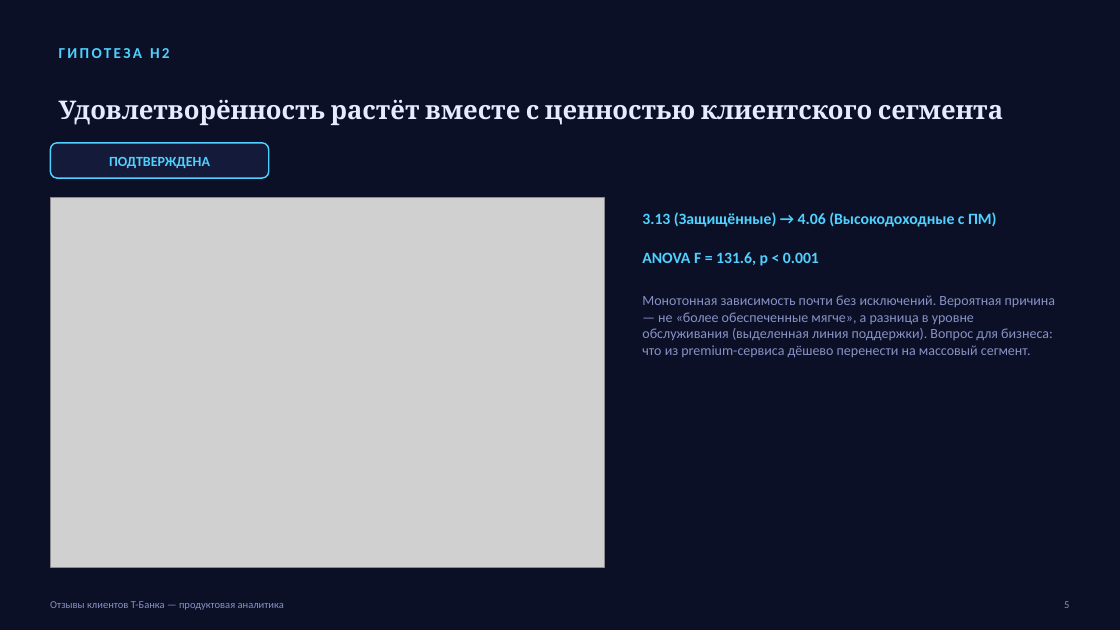
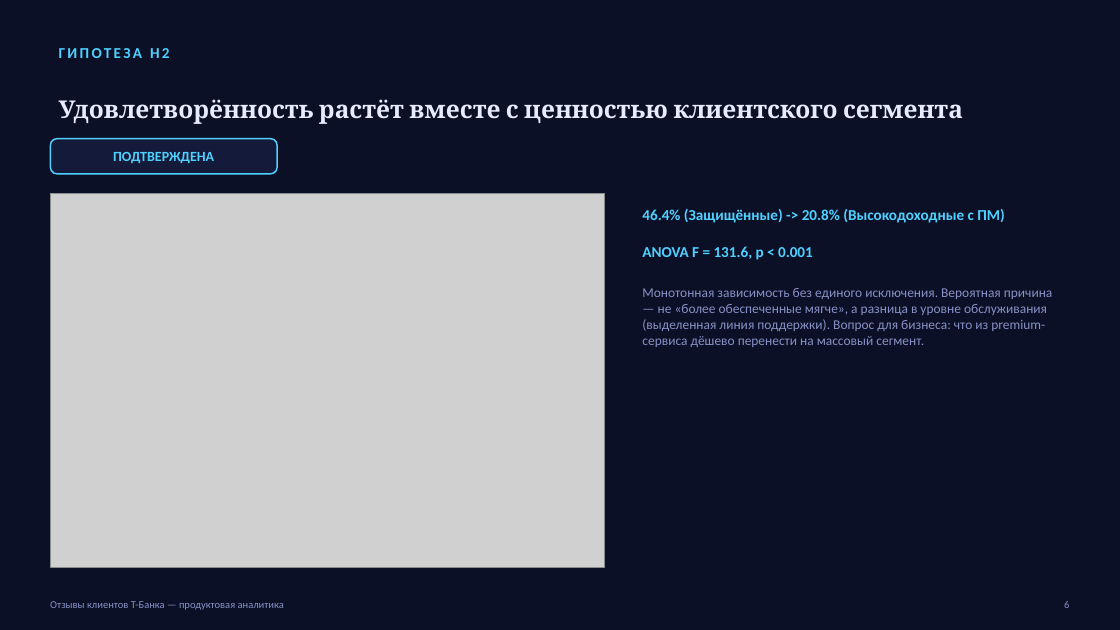
Before and after one commit to kruasanchikk1/tbank-reviews-analysis, a slide deck: slide 6 of tbank_reviews_presentation.pptx (slide 5 before the commit). Drawn at 1120x630 pixels with LibreOffice and Linux fonts; fonts in the diff are those of the drawing; grey boxes stand for pictures. Boxes give left, top, right and bottom in pixels: in the first picture for what was removed or moved away, otherwise in the second. Text is boxed around its words. In the diff, an @@ line names an element or a change of style, - is before the commit and + after.

```diff
--- a/tbank_reviews_presentation.pptx
+++ b/tbank_reviews_presentation.pptx
@@ text "Удовлетворённость растёт вместе с ценностью ..." at (59,99,963,124): size 22 to 21 pt @@
@@ text "ПОДТВЕРЖДЕНА": place and size @@
-text "ПОДТВЕРЖДЕНА" at (109,157,210,168)
+text "ПОДТВЕРЖДЕНА" at (113,152,214,163)
@@ rounded rectangle: place and size @@
-rounded rectangle at (50,143,269,178)
+rounded rectangle at (50,139,277,174)
@@ picture: place and size @@
-picture at (50,197,605,567)
+picture at (50,193,605,567)
@@ text at (642,209,1004,223): text changed; size 13.5 to 13 pt @@
-3.13 (Защищённые) → 4.06 (Высокодоходные с ПМ)
+46.4% (Защищённые) -> 20.8% (Высокодоходные с ПМ)
@@ text "ANOVA F = 131.6, p ..." at (642,246,813,260): size 13.5 to 13 pt @@
@@ text at (642,288,1052,347): text changed; size 12 to 11.5 pt @@
-Монотонная зависимость почти без исключений. Вероятная причина — не «более обеспеченные мягче», а разница в уровне обслуживания (выделенная линия поддержки). Вопрос для бизнеса: что из premium-сервиса дёшево перенести на массовый сегмент.
+Монотонная зависимость без единого исключения. Вероятная причина — не «более обеспеченные мягче», а разница в уровне обслуживания (выделенная линия поддержки). Вопрос для бизнеса: что из premium-сервиса дёшево перенести на массовый сегмент.
```
Also in this commit, not shown: 7 other slides changed, 6 slides added, 4 slides removed, 14 other files.
